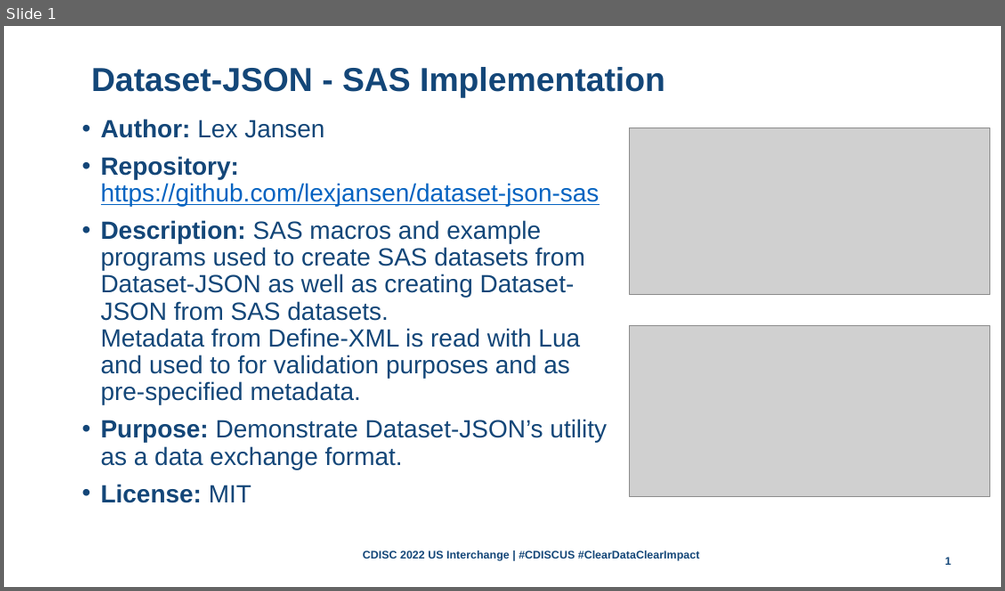
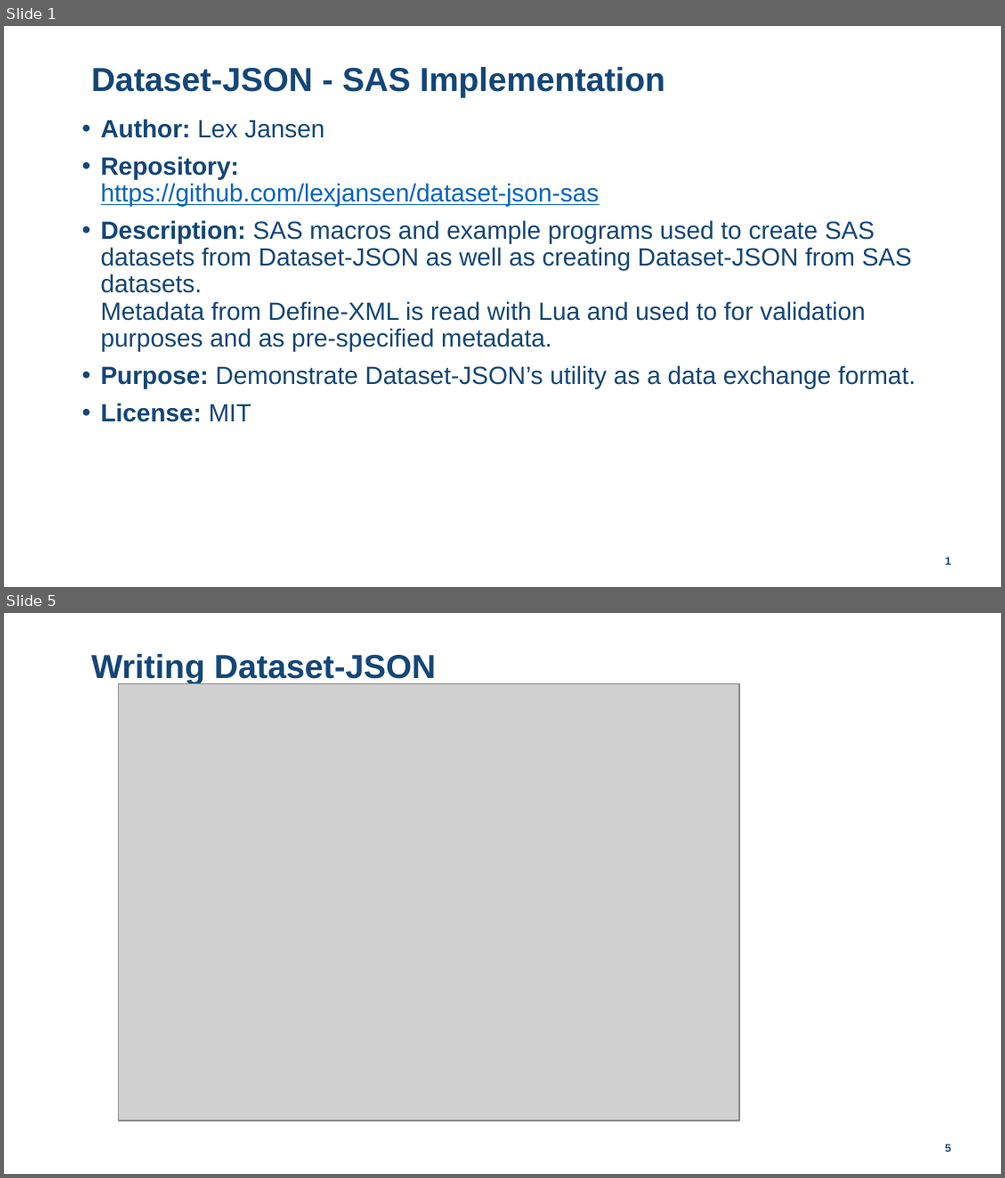
Before and after one commit to lexjansen/dataset-json-sas, a slide deck: doc/Dataset-JSON-Hackathon-SAS-implementation-LexJansen.pptx. Shown one above the other, each under a label of ours: slide 1 before the commit, slides 1 and 5 after it; the slides between them are not shown. The pictures are 1005x591 and 1005x1178 pixels, drawn with LibreOffice and Linux fonts; fonts in the diff are those of the drawing; grey boxes stand for pictures; background and template pictures are left out. Boxes give left, top, right and bottom in pixels: in the first picture for what was removed or moved away, otherwise in the second. Text is boxed around its words. In the diff, an @@ line names an element or a change of style, - is before the commit and + after.

```diff
--- a/doc/Dataset-JSON-Hackathon-SAS-implementation-LexJansen.pptx
+++ b/doc/Dataset-JSON-Hackathon-SAS-implementation-LexJansen.pptx
@@ slide 5 added at bbox=[4, 613, 1001, 1174], background picture (left out) @@
@@ title added at bbox=[91, 654, 436, 684], 24 pt, text #134678, bold @@
+Writing Dataset-JSON
@@ picture added at bbox=[119, 684, 740, 1120] @@
@@ page number added at bbox=[945, 1143, 951, 1151], 8 pt, text #134678, bold @@
+5
@@ slide 1 changed as well @@
@@ text "Author: Lex Jansen" rewrapped from bbox=[101, 119, 607, 503] to bbox=[101, 119, 915, 422] @@
@@ picture removed at bbox=[629, 127, 990, 294] @@
@@ picture removed at bbox=[629, 326, 990, 497] @@
@@ text removed at bbox=[363, 550, 700, 561] @@
-CDISC 2022 US Interchange | #CDISCUS #ClearDataClearImpact
```
Also in this commit, not shown: 3 other slides added, 3 other files.
